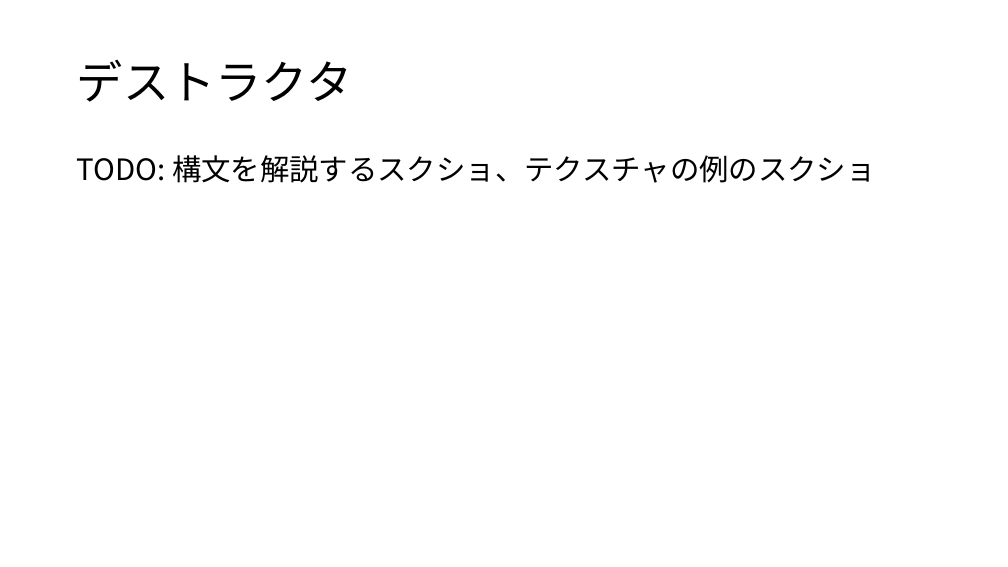
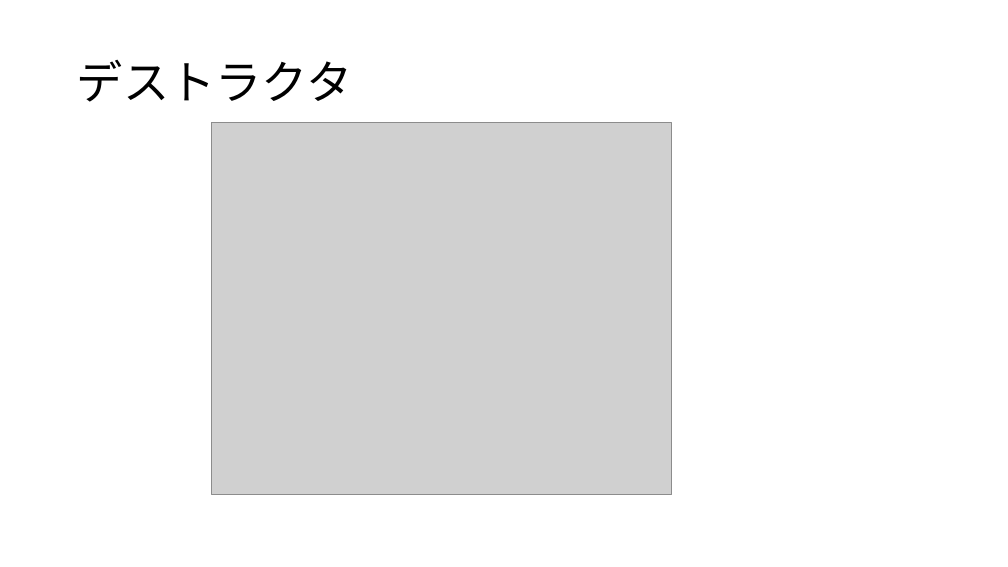
Before and after one commit to crs-kouhou/zatsu_game_engine, a slide deck: slide 14 of zatsuGE_pptx/初期化と解放.pptx (slide 12 before the commit). Drawn at 1008x567 pixels with LibreOffice and Linux fonts; fonts in the diff are those of the drawing; grey boxes stand for pictures. Boxes give left, top, right and bottom in pixels: in the first picture for what was removed or moved away, otherwise in the second. Text is boxed around its words. In the diff, an @@ line names an element or a change of style, - is before the commit and + after.

```diff
--- a/zatsuGE_pptx/初期化と解放.pptx
+++ b/zatsuGE_pptx/初期化と解放.pptx
@@ picture added at (x1=212, y1=123, x2=671, y2=495) @@
@@ text removed at (x1=77, y1=155, x2=875, y2=183) @@
-TODO: 構文を解説するスクショ、テクスチャの例のスクショ
```
Also in this commit, not shown: 11 other slides changed, 4 slides added, 2 other files.
